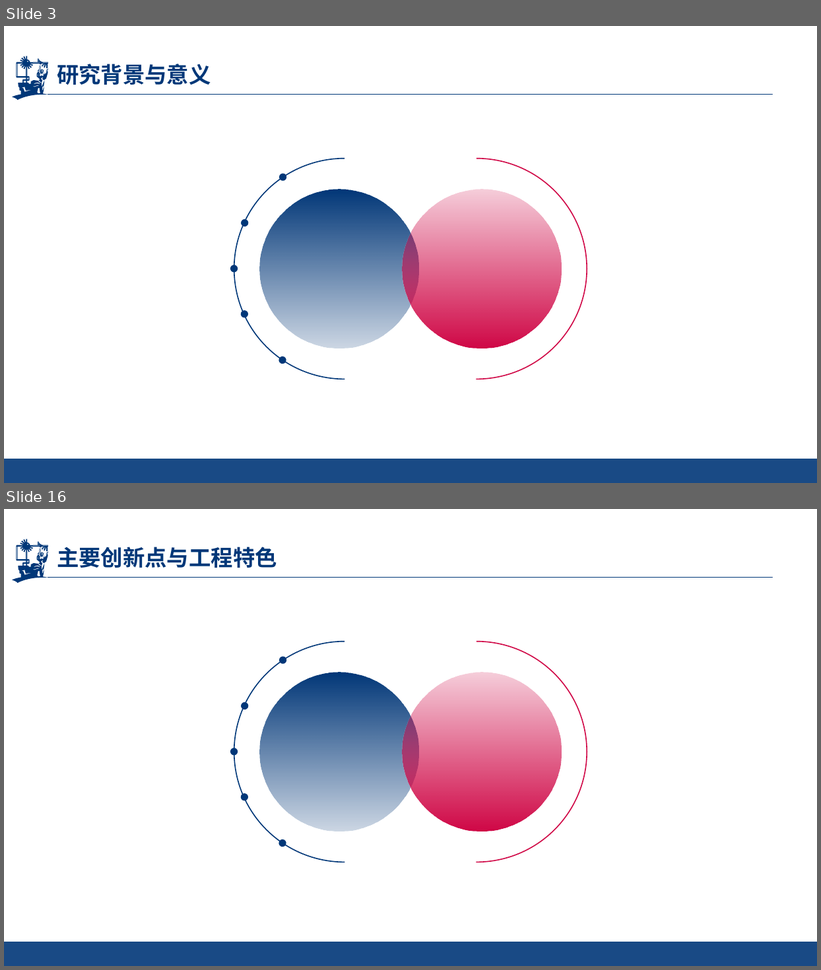
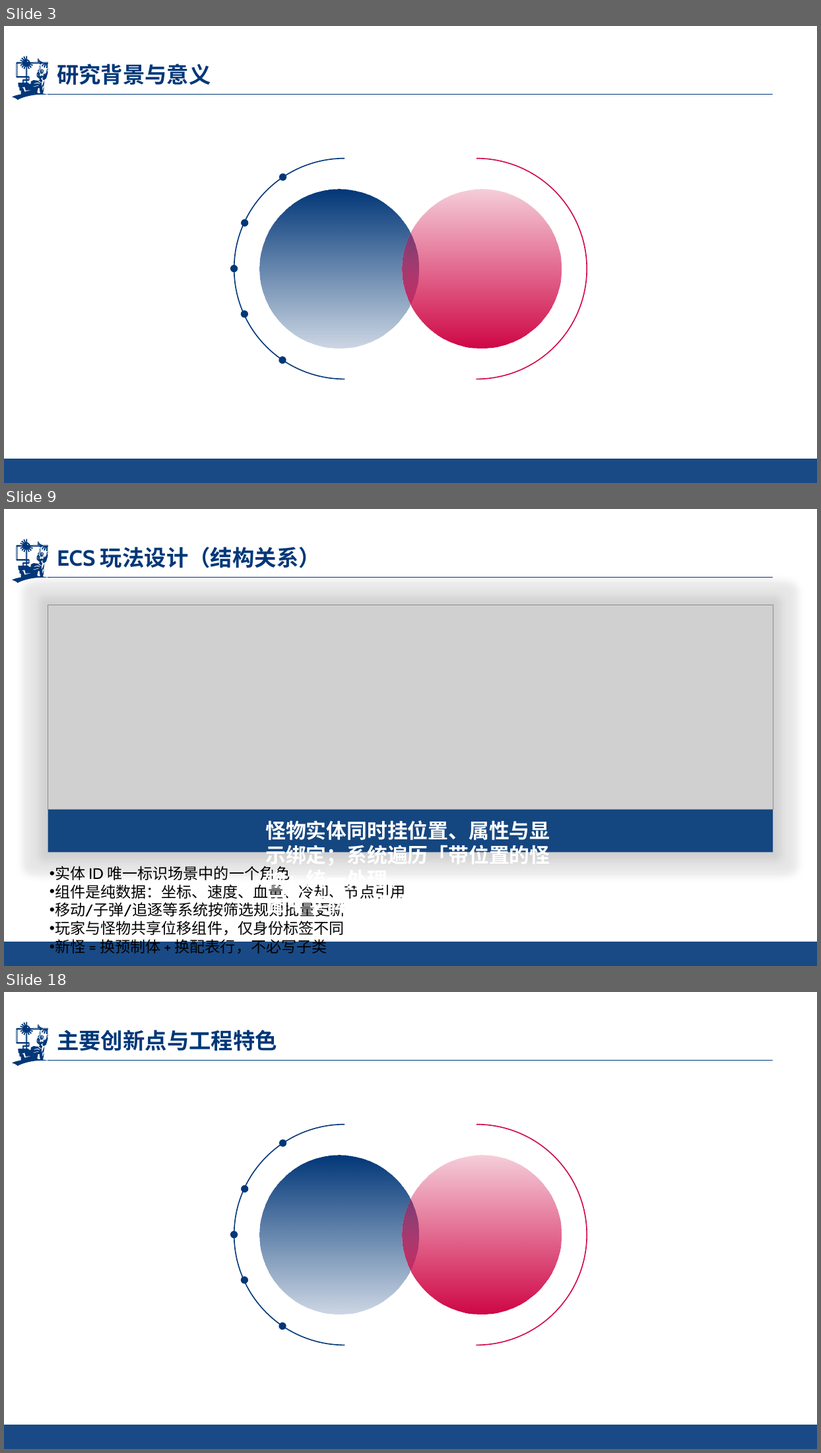
Before and after one commit to kir123456-1q/Survivor-And-Fight, a slide deck: SurvivorAndFight/SurvivorAndFight-毕业答辩PPT.pptx. Shown one above the other, each under a label of ours: slides 3 and 16 before the commit, slides 3, 9 and 18 after it; the slides between them are not shown. The pictures are 821x970 and 821x1453 pixels, drawn with LibreOffice and Linux fonts; fonts in the diff are those of the drawing; grey boxes stand for pictures; background and template pictures are left out. Boxes give left, top, right and bottom in pixels: in the first picture for what was removed or moved away, otherwise in the second. Text is boxed around its words. In the diff, an @@ line names an element or a change of style, - is before the commit and + after.

```diff
--- a/SurvivorAndFight/SurvivorAndFight-毕业答辩PPT.pptx
+++ b/SurvivorAndFight/SurvivorAndFight-毕业答辩PPT.pptx
@@ slide 9 added at bbox=[4, 509, 817, 966], background picture (left out); not listed: 4 template elements that a slide beside it also shows @@
@@ title added at bbox=[57, 547, 321, 568], 26 pt, text #003778, bold @@
+ECS 玩法设计（结构关系）
@@ rectangle added at bbox=[48, 605, 773, 852], fill #003778 at 90% opacity @@
@@ picture added at bbox=[48, 605, 773, 810] @@
@@ text added at bbox=[265, 821, 554, 943], 24 pt, text #FFFFFF, bold @@
+怪物实体同时挂位置、属性与显示绑定；系统遍历「带位置的怪物」统一处理。
+图4 实体、组件与系统的绑定关系
@@ text added at bbox=[55, 866, 405, 954], 18 pt, text #000000 @@
+• 实体 ID 唯一标识场景中的一个角色
+• 组件是纯数据：坐标、速度、血量、冷却、节点引用
+• 移动/子弹/追逐等系统按筛选规则批量更新
+• 玩家与怪物共享位移组件，仅身份标签不同
+• 新怪 = 换预制体 + 换配表行，不必写子类
@@ what was slide 16 is now slide 18 @@
```
Also in this commit, not shown: 10 slides changed, 5 other slides added, 4 slides removed, 17 other files.
